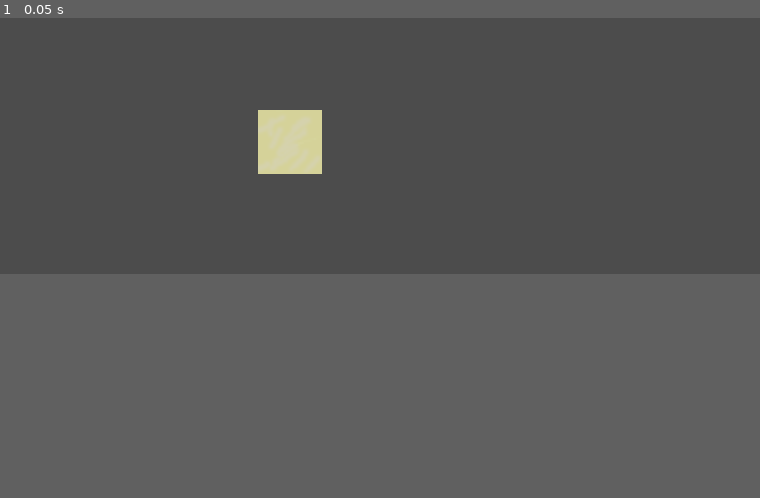
Above: before the commit, frame 1.
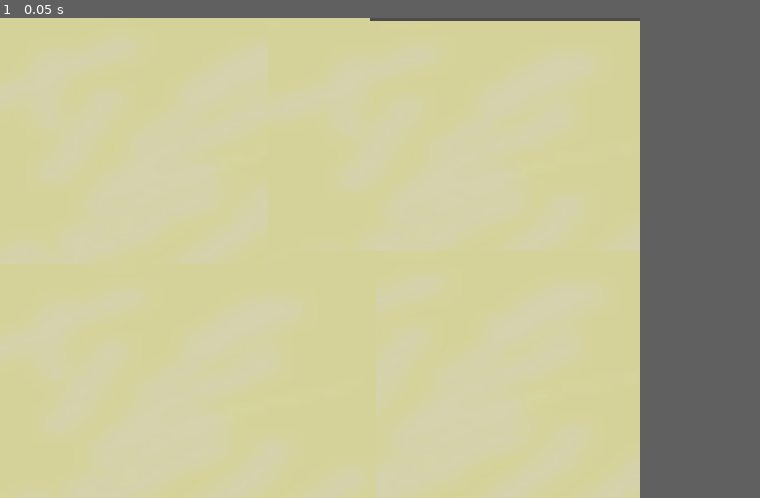
Above: after the commit, the same moment.

Repository: gunnarjessee/MonthGameJam2
Game: Godot game, scene res://scenes/World.tscn
Same seed, same stepped clock (60 frames per second), same inputs: the game is played once before the commit and once after it.
Inputs:
- Up to frame 1 (0.05 s): no input
The window is 760x256 before the commit and 640x480 after it. Grey fills any space a smaller window leaves; there, only what the larger window draws over its background counts as a difference.

The runs differ from the first frame. In frame 1, 44% of the frame differs, in the area x 0-85%, y 0-54%.

Commit message:
added crop images

Diff:
--- a/project.godot
+++ b/project.godot
@@ -10,7 +10,6 @@
 
 _global_script_classes=[  ]
 _global_script_class_icons={
-
 }
 
 [application]
@@ -21,13 +20,16 @@
 
 [display]
 
-window/size/width=380
-window/size/height=128
-window/size/resizable=false
+window/size/width=320
+window/size/height=240
 window/size/test_width=1080
 window/size/test_height=720
 window/stretch/mode="2d"
 window/stretch/aspect="keep_width"
+
+[global]
+
+window=false
 
 [rendering]
 
--- a/scenes/World.tscn
+++ b/scenes/World.tscn
@@ -5,5 +5,21 @@
 [node name="World" type="Node2D"]
 
 [node name="ground" type="Sprite" parent="."]
-position = Vector2( 145, 62 )
+position = Vector2( 84.7042, 68.1301 )
+scale = Vector2( 6.28126, 4.40816 )
 texture = ExtResource( 1 )
+
+[node name="ground2" type="Sprite" parent="."]
+position = Vector2( 234.618, 71.8382 )
+scale = Vector2( 6.28126, 4.40816 )
+texture = ExtResource( 1 )
+
+[node name="ground3" type="Sprite" parent="."]
+position = Vector2( 237.267, 186.79 )
+scale = Vector2( 6.28126, 4.40816 )
+texture = ExtResource( 1 )
+
+[node name="ground4" type="Sprite" parent="."]
+position = Vector2( 87.3529, 193.676 )
+scale = Vector2( 6.28126, 4.40816 )
+texture = ExtResource( 1 )
Not shown, added: .mono/assemblies/Debug/GodotSharp.xml
Not shown, added: .mono/assemblies/Debug/GodotSharpEditor.xml
Not shown, added: .mono/assemblies/Debug/api_hash_cache.cfg
Not shown, added: .mono/metadata/ide_messaging_meta.txt
Binary file added: textures/cropbox.png
Binary file added: textures/wheat_crop.png
Not shown, added: .mono/assemblies/Debug/GodotSharp.dll
Not shown, added: .mono/assemblies/Debug/GodotSharp.pdb
Not shown, added: .mono/assemblies/Debug/GodotSharpEditor.dll
Not shown, added: .mono/assemblies/Debug/GodotSharpEditor.pdb
Not shown, added: textures/cropbox.pdn
